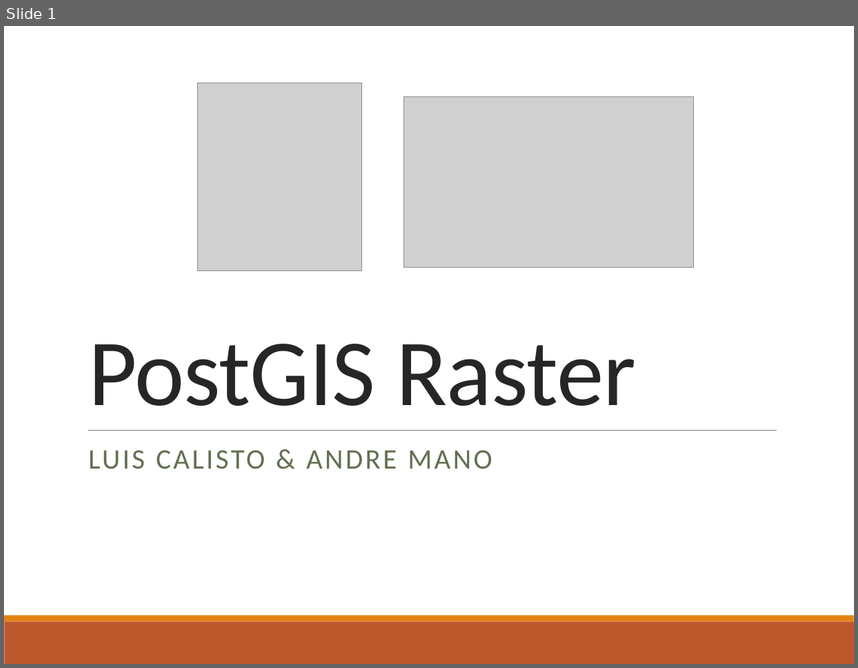
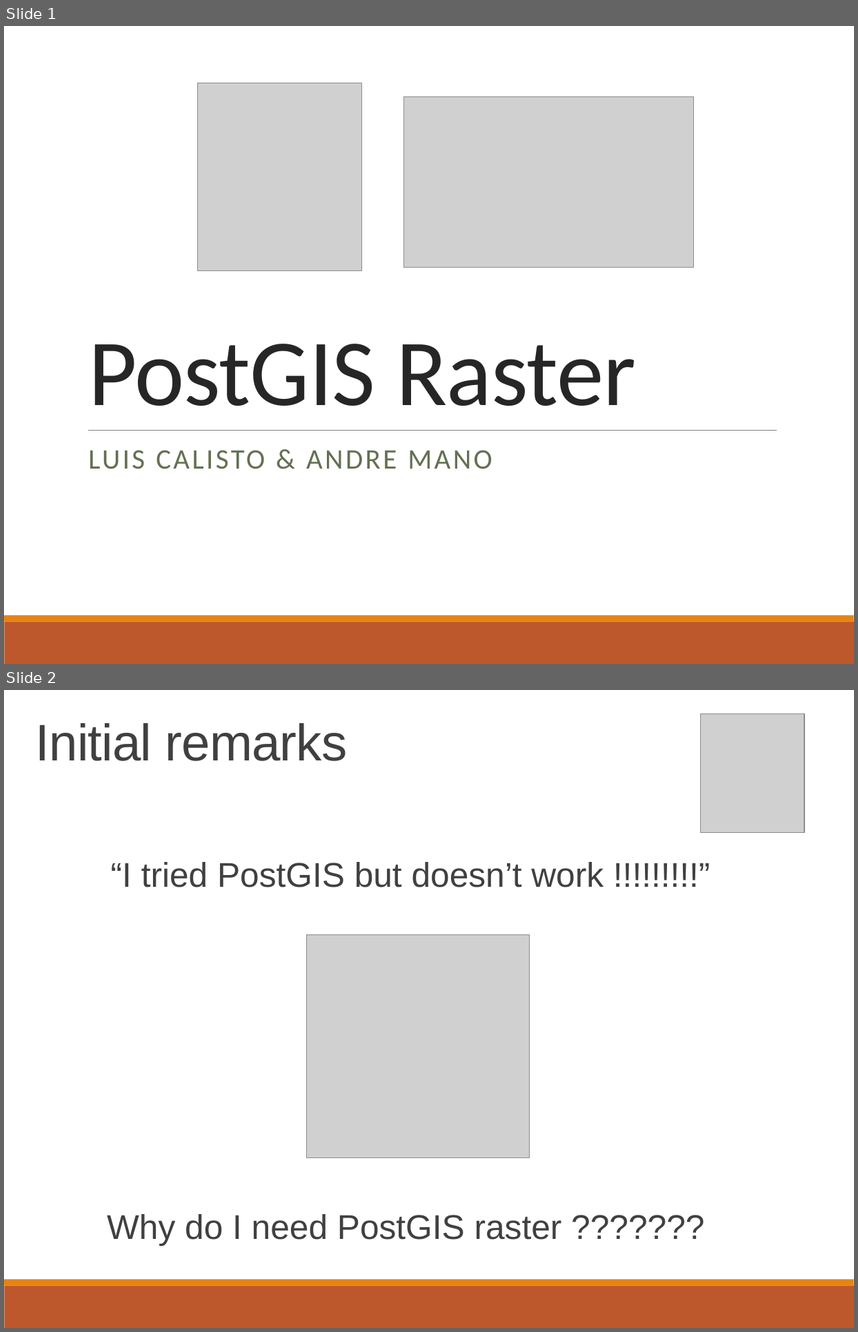
Before and after one commit to lcalisto/workshop-postgis-raster, a slide deck: presentation.pptx. Shown one above the other, each under a label of ours: slide 1 before the commit, slides 1 and 2 after it. The pictures are 858x668 and 858x1332 pixels, drawn with LibreOffice and Linux fonts; fonts in the diff are those of the drawing; grey boxes stand for pictures. Boxes give left, top, right and bottom in pixels: in the first picture for what was removed or moved away, otherwise in the second. Text is boxed around its words. In the diff, an @@ line names an element or a change of style, - is before the commit and + after.

```diff
--- a/presentation.pptx
+++ b/presentation.pptx
@@ slide 2 added at [4, 690, 854, 1328], background #FFFFFF; not listed: 2 template elements that a slide beside it also shows @@
@@ text added at [36, 723, 347, 761], 48 pt, text #404040 @@
+Initial remarks
@@ picture added at [702, 714, 806, 833] @@
@@ text added at [107, 862, 604, 1245], 32 pt, text #404040 @@
+  “I tried PostGIS but doesn’t work !!!!!!!!!”
+Why do I need PostGIS raster ???????
@@ picture added at [306, 934, 529, 1157] @@
```
Also in this commit, not shown: 3 slides changed.
